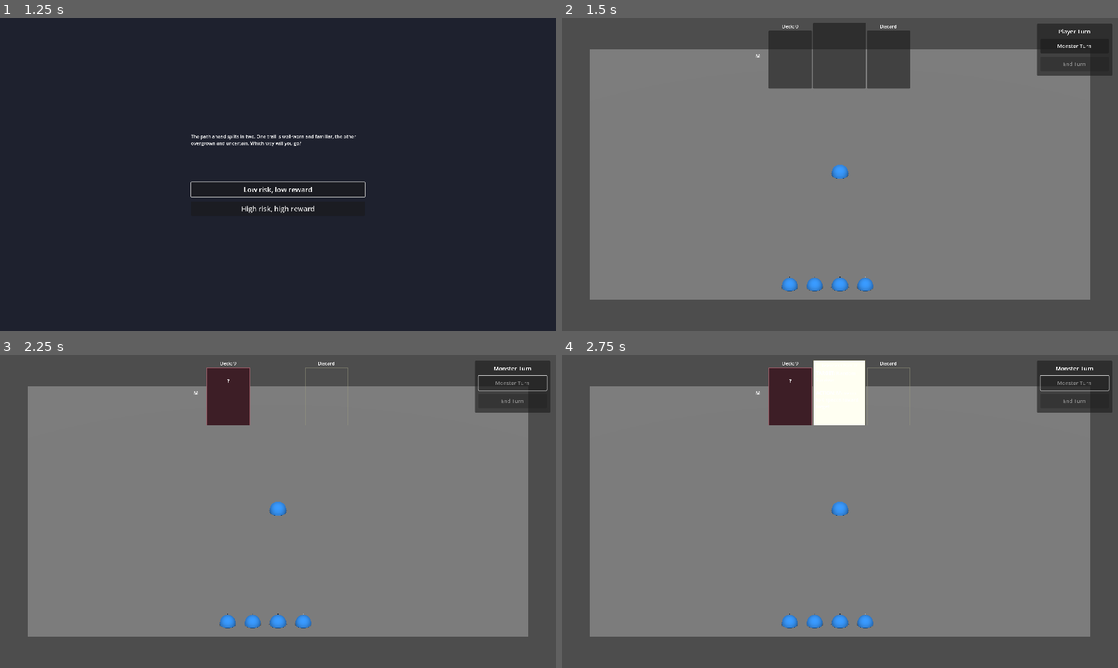
Above: before the commit, frames 1-4 (two rows, left to right).
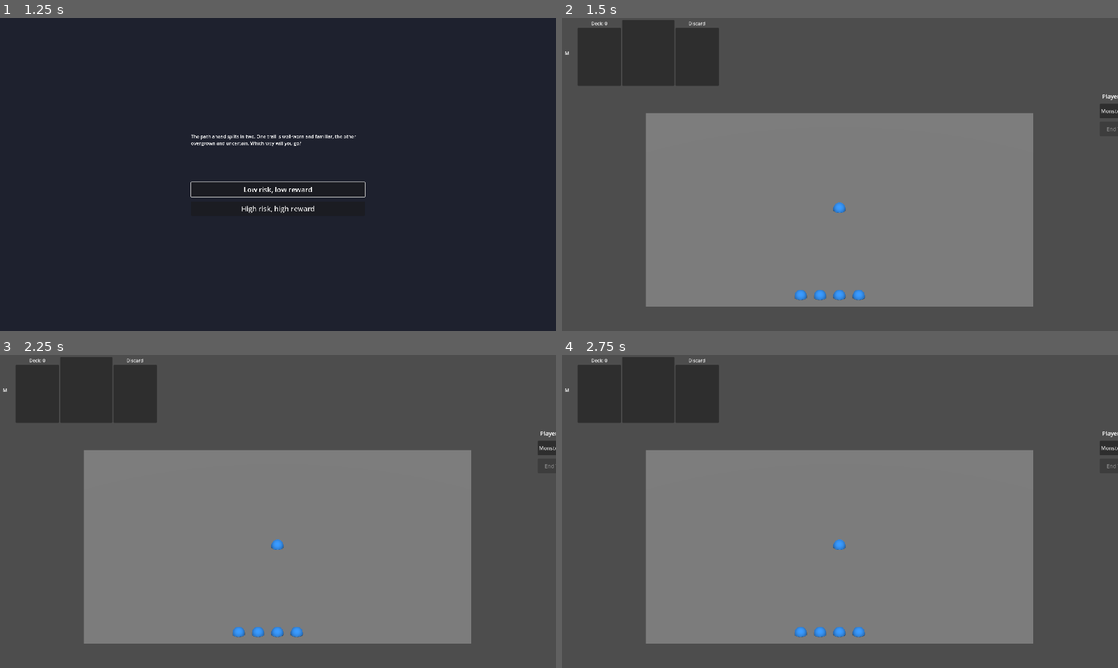
Above: after the commit, the same moments.

Repository: aartcmeijer-hash/silt-2
Game: Godot game, scene res://scenes/menus/main_menu.tscn
Same seed, same stepped clock (60 frames per second), same inputs: the game is played once before the commit and once after it.
Inputs (mouse positions are in pixels of both pictures, inside the frame that each line leads up to):
- Up to frame 1 (1.25 s): click "Play" at 0.5 s
- Up to frame 2 (1.5 s): click "Low risk, low reward" at 1.25 s
- Up to frame 3 (2.25 s): click (511, 383) at 2 s, where only the run before the commit has a clickable "Monster Turn"
- Up to frame 4 (2.75 s): no input

Frame 1 is identical in both runs. In frame 2, 35% of the frame differs, in the area x 0-100%, y 0-93%; in frame 3, 36%; in frame 4, 37%.

Commit message:
fix: restructure layout to separate UI from game board
- Change root from Node3D to Control for proper UI layout
- Use SubViewport to render 3D game board in designated area
- Layout: Top = Monster deck cards, Bottom-left = Game board, Bottom-right = Turn controls
- Update all node paths in script to match new structure
- Move camera pivot to GameWorld node

Co-Authored-By: Claude Sonnet 4.5 <noreply@anthropic.com>

Diff:
--- a/scenes/game/tactical_game_screen.tscn
+++ b/scenes/game/tactical_game_screen.tscn
@@ -5,40 +5,89 @@
 [ext_resource type="PackedScene" uid="uid://ctacticalui" path="res://scenes/game/tactical_ui.tscn" id="3_ui"]
 [ext_resource type="PackedScene" uid="uid://cmonsterdeck" path="res://scenes/game/ui/monster_deck_ui.tscn" id="4_deckui"]
 
-[node name="TacticalGameScreen" type="Node3D"]
-script = ExtResource("1_tactical")
-
-[node name="Camera3D" type="Camera3D" parent="."]
-transform = Transform3D(1, 0, 0, 0, 0.707107, 0.707107, 0, -0.707107, 0.707107, 0, 300, 300)
-projection = 1
-size = 400.0
-far = 1000.0
-
-[node name="DirectionalLight3D" type="DirectionalLight3D" parent="."]
-transform = Transform3D(1, 0, 0, 0, 0.707107, 0.707107, 0, -0.707107, 0.707107, 0, 500, 500)
-light_energy = 1.0
-shadow_enabled = true
-
-[node name="IsometricGrid" parent="." instance=ExtResource("2_grid")]
-
-[node name="EntityContainer" type="Node3D" parent="IsometricGrid"]
-
-[node name="CanvasLayer" type="CanvasLayer" parent="."]
-
-[node name="TacticalUI" parent="CanvasLayer" instance=ExtResource("3_ui")]
-
-[node name="MonsterDeckUI" parent="CanvasLayer" instance=ExtResource("4_deckui")]
-
-[node name="PauseMenu" type="Control" parent="CanvasLayer"]
-visible = false
+[node name="TacticalGameScreen" type="Control"]
 layout_mode = 3
 anchors_preset = 15
 anchor_right = 1.0
 anchor_bottom = 1.0
 grow_horizontal = 2
 grow_vertical = 2
+script = ExtResource("1_tactical")
 
-[node name="ColorRect" type="ColorRect" parent="CanvasLayer/PauseMenu"]
+[node name="VBoxContainer" type="VBoxContainer" parent="."]
+layout_mode = 1
+anchors_preset = 15
+anchor_right = 1.0
+anchor_bottom = 1.0
+grow_horizontal = 2
+grow_vertical = 2
+
+[node name="MonsterDeckUI" parent="VBoxContainer" instance=ExtResource("4_deckui")]
+layout_mode = 2
+anchors_preset = 0
+anchor_left = 0.0
+anchor_right = 0.0
+offset_left = 0.0
+offset_top = 0.0
+offset_right = 0.0
+offset_bottom = 0.0
+grow_horizontal = 1
+
+[node name="HBoxContainer" type="HBoxContainer" parent="VBoxContainer"]
+layout_mode = 2
+size_flags_vertical = 3
+
+[node name="SubViewportContainer" type="SubViewportContainer" parent="VBoxContainer/HBoxContainer"]
+layout_mode = 2
+size_flags_horizontal = 3
+size_flags_vertical = 3
+stretch = true
+
+[node name="SubViewport" type="SubViewport" parent="VBoxContainer/HBoxContainer/SubViewportContainer"]
+handle_input_events = false
+size = Vector2i(1024, 600)
+render_target_update_mode = 4
+
+[node name="GameWorld" type="Node3D" parent="VBoxContainer/HBoxContainer/SubViewportContainer/SubViewport"]
+
+[node name="Camera3D" type="Camera3D" parent="VBoxContainer/HBoxContainer/SubViewportContainer/SubViewport/GameWorld"]
+transform = Transform3D(1, 0, 0, 0, 0.707107, 0.707107, 0, -0.707107, 0.707107, 0, 300, 300)
+projection = 1
+size = 400.0
+far = 1000.0
+
+[node name="DirectionalLight3D" type="DirectionalLight3D" parent="VBoxContainer/HBoxContainer/SubViewportContainer/SubViewport/GameWorld"]
+transform = Transform3D(1, 0, 0, 0, 0.707107, 0.707107, 0, -0.707107, 0.707107, 0, 500, 500)
+light_energy = 1.0
+shadow_enabled = true
+
+[node name="IsometricGrid" parent="VBoxContainer/HBoxContainer/SubViewportContainer/SubViewport/GameWorld" instance=ExtResource("2_grid")]
+
+[node name="EntityContainer" type="Node3D" parent="VBoxContainer/HBoxContainer/SubViewportContainer/SubViewport/GameWorld/IsometricGrid"]
+
+[node name="TacticalUI" parent="VBoxContainer/HBoxContainer" instance=ExtResource("3_ui")]
+layout_mode = 2
+anchors_preset = 0
+anchor_left = 0.0
+anchor_top = 0.0
+anchor_right = 0.0
+anchor_bottom = 0.0
+offset_left = 0.0
+offset_top = 0.0
+offset_right = 0.0
+offset_bottom = 0.0
+grow_horizontal = 1
+
+[node name="PauseMenu" type="Control" parent="."]
+visible = false
+layout_mode = 1
+anchors_preset = 15
+anchor_right = 1.0
+anchor_bottom = 1.0
+grow_horizontal = 2
+grow_vertical = 2
+
+[node name="ColorRect" type="ColorRect" parent="PauseMenu"]
 layout_mode = 1
 anchors_preset = 15
 anchor_right = 1.0
@@ -47,7 +96,7 @@
 grow_vertical = 2
 color = Color(0, 0, 0, 0.7)
 
-[node name="VBoxContainer" type="VBoxContainer" parent="CanvasLayer/PauseMenu"]
+[node name="VBoxContainer" type="VBoxContainer" parent="PauseMenu"]
 layout_mode = 1
 anchors_preset = 8
 anchor_left = 0.5
@@ -62,23 +111,23 @@
 grow_vertical = 2
 theme_override_constants/separation = 16
 
-[node name="Title" type="Label" parent="CanvasLayer/PauseMenu/VBoxContainer"]
+[node name="Title" type="Label" parent="PauseMenu/VBoxContainer"]
 layout_mode = 2
 theme_override_font_sizes/font_size = 36
 text = "PAUSED"
 horizontal_alignment = 1
 
-[node name="ResumeButton" type="Button" parent="CanvasLayer/PauseMenu/VBoxContainer"]
+[node name="ResumeButton" type="Button" parent="PauseMenu/VBoxContainer"]
 custom_minimum_size = Vector2(200, 40)
 layout_mode = 2
 theme_override_font_sizes/font_size = 20
 text = "Resume"
 
-[node name="MainMenuButton" type="Button" parent="CanvasLayer/PauseMenu/VBoxContainer"]
+[node name="MainMenuButton" type="Button" parent="PauseMenu/VBoxContainer"]
 custom_minimum_size = Vector2(200, 40)
 layout_mode = 2
 theme_override_font_sizes/font_size = 20
 text = "Main Menu"
 
-[connection signal="pressed" from="CanvasLayer/PauseMenu/VBoxContainer/ResumeButton" to="." method="_on_resume_pressed"]
-[connection signal="pressed" from="CanvasLayer/PauseMenu/VBoxContainer/MainMenuButton" to="." method="_on_main_menu_pressed"]
+[connection signal="pressed" from="PauseMenu/VBoxContainer/ResumeButton" to="." method="_on_resume_pressed"]
+[connection signal="pressed" from="PauseMenu/VBoxContainer/MainMenuButton" to="." method="_on_main_menu_pressed"]
--- a/scripts/game/tactical_game_screen.gd
+++ b/scripts/game/tactical_game_screen.gd
@@ -1,16 +1,16 @@
-extends Node3D
+extends Control
 ## Main tactical game screen controller.
 ## Manages the isometric grid, entities, and turn-based gameplay.
 
 const ENTITY_PLACEHOLDER_SCENE := preload("res://scenes/game/entity_placeholder.tscn")
 
-@onready var camera: Camera3D = $Camera3D
-@onready var grid: IsometricGrid = $IsometricGrid
-@onready var entity_container: Node3D = $IsometricGrid/EntityContainer
-@onready var tactical_ui: Control = $CanvasLayer/TacticalUI
-@onready var monster_deck_ui: Control = $CanvasLayer/MonsterDeckUI
-@onready var pause_menu: Control = $CanvasLayer/PauseMenu
-@onready var resume_button: Button = $CanvasLayer/PauseMenu/VBoxContainer/ResumeButton
+@onready var camera: Camera3D = $VBoxContainer/HBoxContainer/SubViewportContainer/SubViewport/GameWorld/Camera3D
+@onready var grid: IsometricGrid = $VBoxContainer/HBoxContainer/SubViewportContainer/SubViewport/GameWorld/IsometricGrid
+@onready var entity_container: Node3D = $VBoxContainer/HBoxContainer/SubViewportContainer/SubViewport/GameWorld/IsometricGrid/EntityContainer
+@onready var tactical_ui: Control = $VBoxContainer/HBoxContainer/TacticalUI
+@onready var monster_deck_ui: Control = $VBoxContainer/MonsterDeckUI
+@onready var pause_menu: Control = $PauseMenu
+@onready var resume_button: Button = $PauseMenu/VBoxContainer/ResumeButton
 
 var turn_state: TurnState
 var monster_ai: MonsterAIController
@@ -87,7 +87,8 @@
 		# Create pivot node at grid center
 		camera_pivot = Node3D.new()
 		camera_pivot.name = "CameraPivot"
-		add_child(camera_pivot)
+		var game_world = $VBoxContainer/HBoxContainer/SubViewportContainer/SubViewport/GameWorld
+		game_world.add_child(camera_pivot)
 		camera_pivot.position = Vector3.ZERO
 
 		# Reparent camera to pivot
